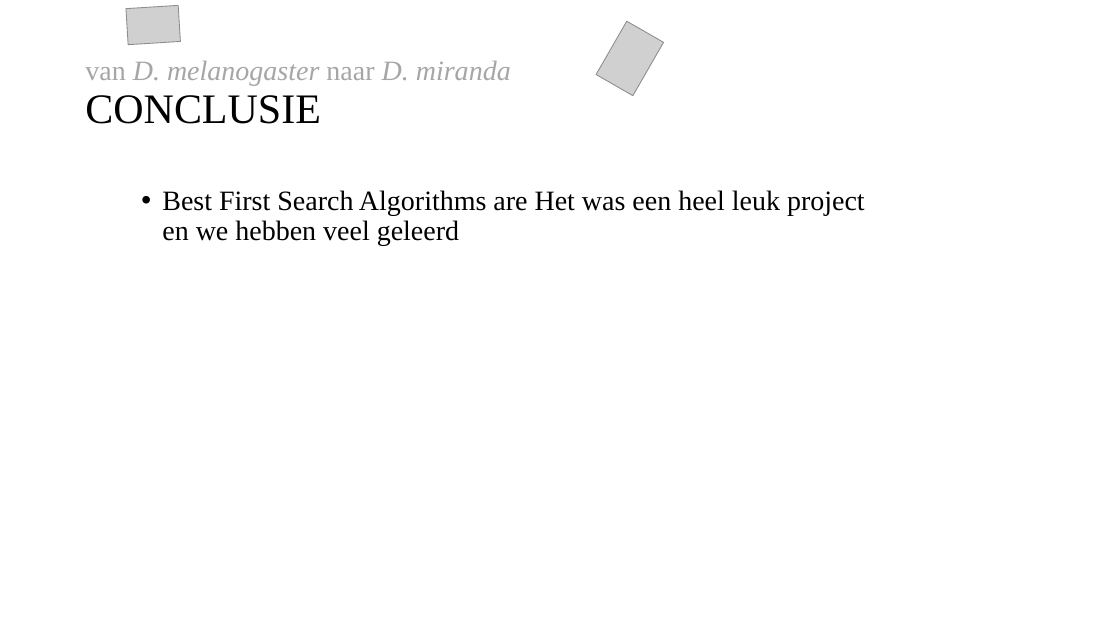
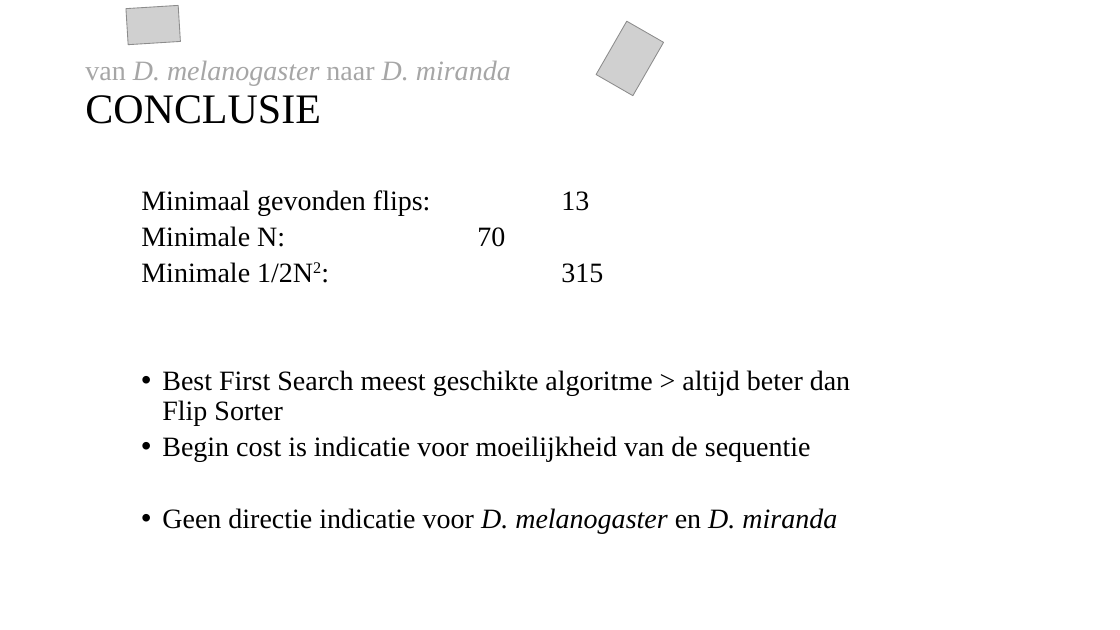
Before and after one commit to Leanderrr/fruitvliegen, a slide deck: slide 15 of verslaglegging en presentaties/Powerpont 1.pptx. Drawn at 1120x630 pixels with LibreOffice and Linux fonts; fonts in the diff are those of the drawing; grey boxes stand for pictures. Boxes give left, top, right and bottom in pixels: in the first picture for what was removed or moved away, otherwise in the second. Text is boxed around its words. In the diff, an @@ line names an element or a change of style, - is before the commit and + after.

```diff
--- a/verslaglegging en presentaties/Powerpont 1.pptx
+++ b/verslaglegging en presentaties/Powerpont 1.pptx
@@ text at [141, 190, 850, 534]: text changed @@
-  • Best First Search Algorithms are Het was een heel leuk project en we hebben veel geleerd
+  Minimaal gevonden flips: 13
+  Minimale N: 70
+  Minimale 1/2N2: 315
+  • Best First Search meest geschikte algoritme > altijd beter dan Flip Sorter
+  • Begin cost is indicatie voor moeilijkheid van de sequentie
+  • Geen directie indicatie voor D. melanogaster en D. miranda
```
Also in this commit, not shown: 1 other slide changed.
